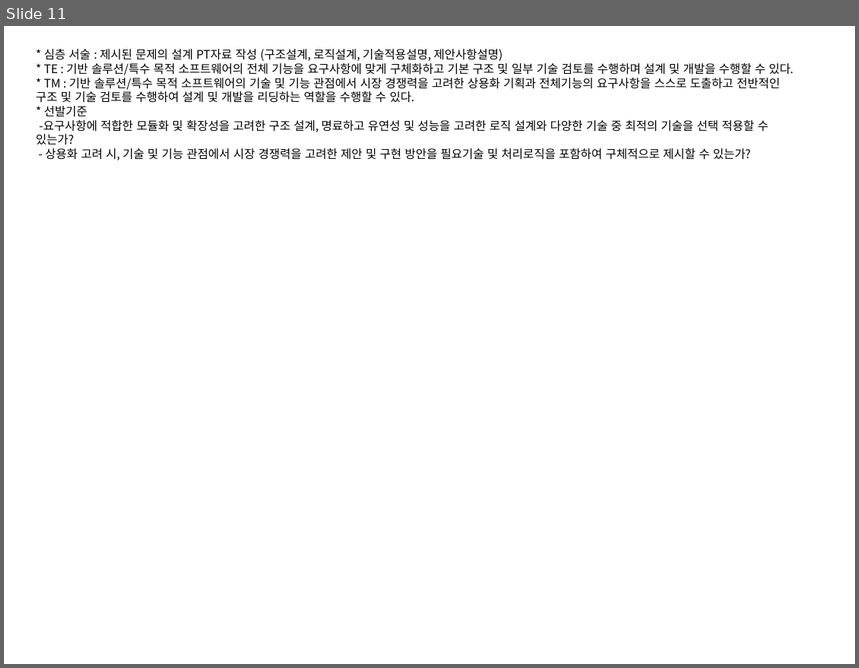
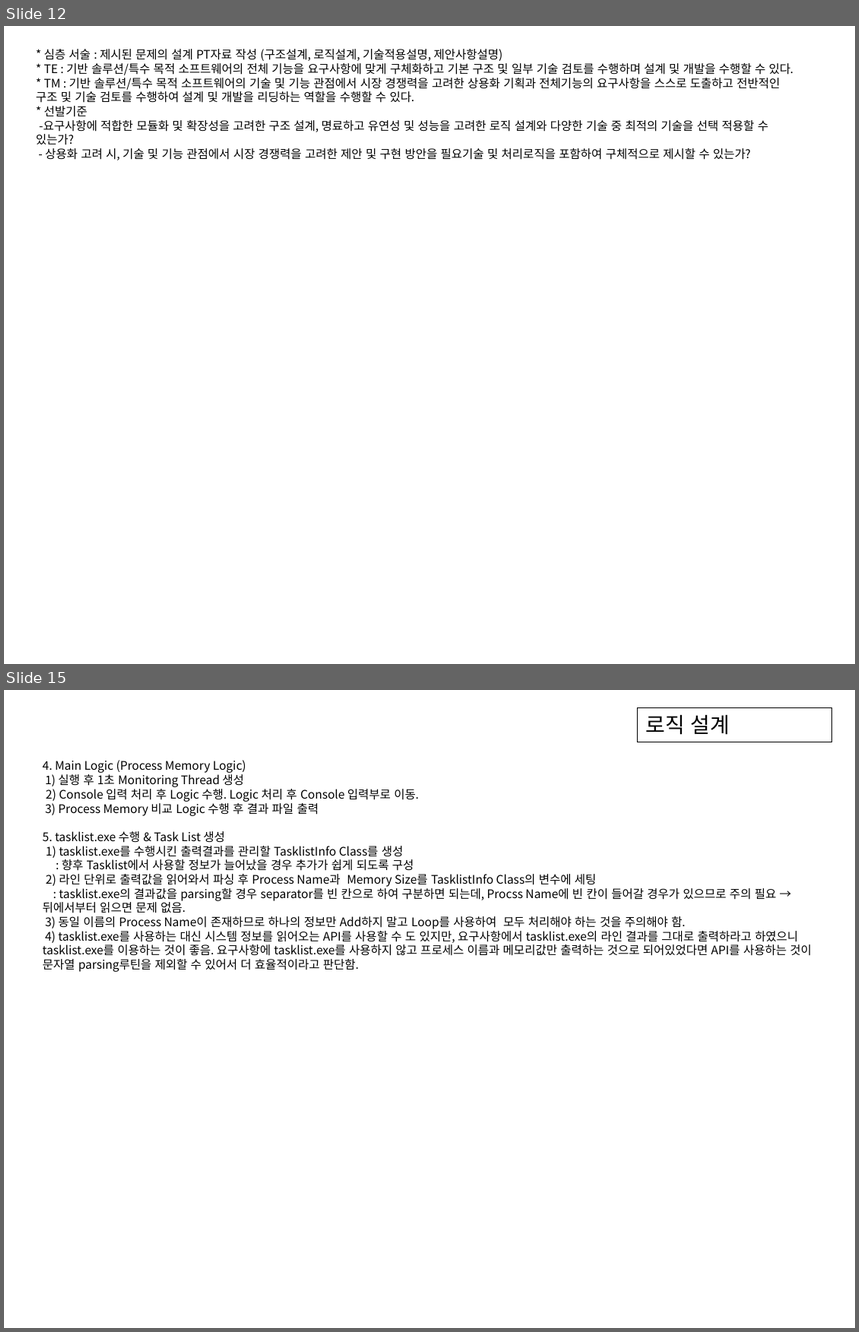
Before and after one commit to ambidext/CS_ConsoleGit, a slide deck: Monitoring/fc.pptx. Shown one above the other, each under a label of ours: slide 11 before the commit, slides 12 and 15 after it; the slides between them are not shown. The pictures are 859x668 and 859x1332 pixels, drawn with LibreOffice and Linux fonts; fonts in the diff are those of the drawing. Boxes give left, top, right and bottom in pixels: in the first picture for what was removed or moved away, otherwise in the second. Text is boxed around its words. In the diff, an @@ line names an element or a change of style, - is before the commit and + after.

Commit message:
Tuple -> TaskInfoList

```diff
--- a/Monitoring/fc.pptx
+++ b/Monitoring/fc.pptx
@@ slide 15 added at (4, 690, 855, 1328), background #FFFFFF @@
@@ rectangle added at (637, 708, 832, 742), outline #000000 0.75 pt, 18 pt, text #000000 @@
+로직 설계
@@ text added at (43, 760, 812, 972), 10 pt, text #000000 @@
+4. Main Logic (Process Memory Logic)
+1) 실행 후 1초 Monitoring Thread 생성
+2) Console 입력 처리 후 Logic 수행. Logic 처리 후 Console 입력부로 이동.
+3) Process Memory 비교 Logic 수행 후 결과 파일 출력
+5. tasklist.exe 수행 & Task List 생성
+1) tasklist.exe를 수행시킨 출력결과를 관리할 TasklistInfo Class를 생성
+: 향후 Tasklist에서 사용할 정보가 늘어났을 경우 추가가 쉽게 되도록 구성
+2) 라인 단위로 출력값을 읽어와서 파싱 후 Process Name과 Memory Size를 TasklistInfo Class의 변수에 세팅
+: tasklist.exe의 결과값을 parsing할 경우 separator를 빈 칸으로 하여 구분하면 되는데, Procss Name에 빈 칸이 들어갈 경우가 있으므로 주의 필요 → 뒤에서부터 읽으면 문제 없음.
+3) 동일 이름의 Process Name이 존재하므로 하나의 정보만 Add하지 말고 Loop를 사용하여 모두 처리해야 하는 것을 주의해야 함.
+4) tasklist.exe를 사용하는 대신 시스템 정보를 읽어오는 API를 사용할 수 도 있지만, 요구사항에서 tasklist.exe의 라인 결과를 그대로 출력하라고 하였으니 tasklist.exe를 이용하는 것이 좋음. 요구사항에 tasklist.exe를 사용하지 않고 프로세스 이름과 메모리값만 출력하는 것으로 되어있었다면 API를 사용하는 것이 문자열 parsing루틴을 제외할 수 있어서 더 효율적이라고 판단함.
@@ what was slide 11 is now slide 12 @@
```
Also in this commit, not shown: 5 slides changed, 2 other slides added, 1 slide removed, 6 other files.
